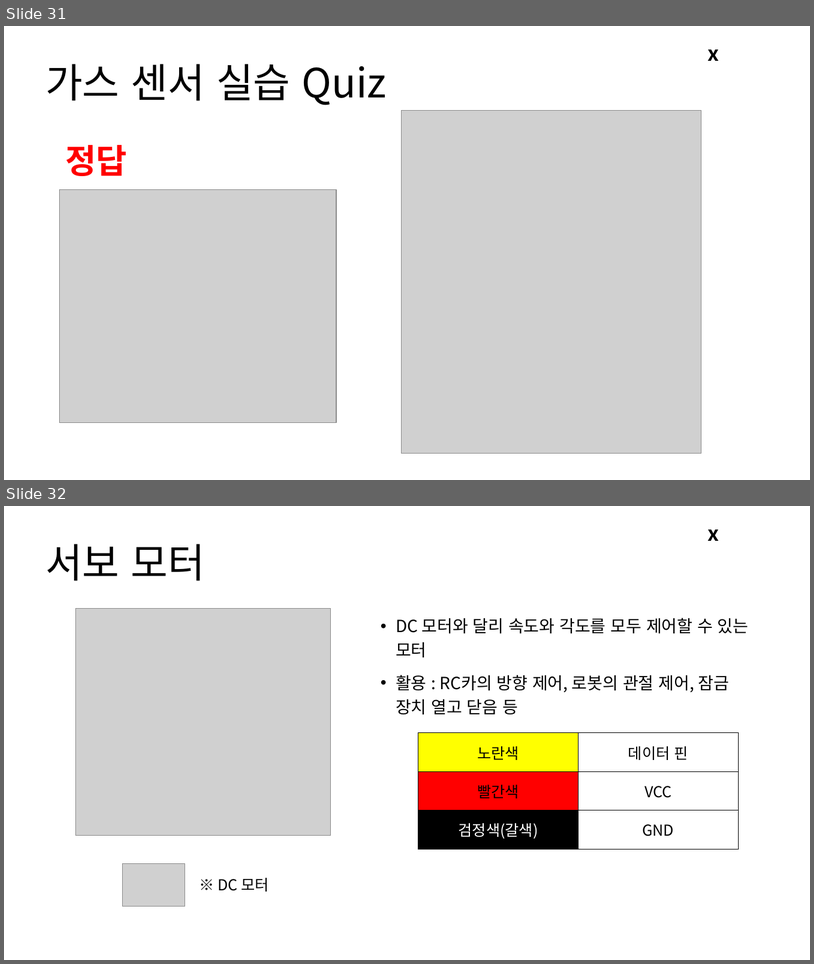
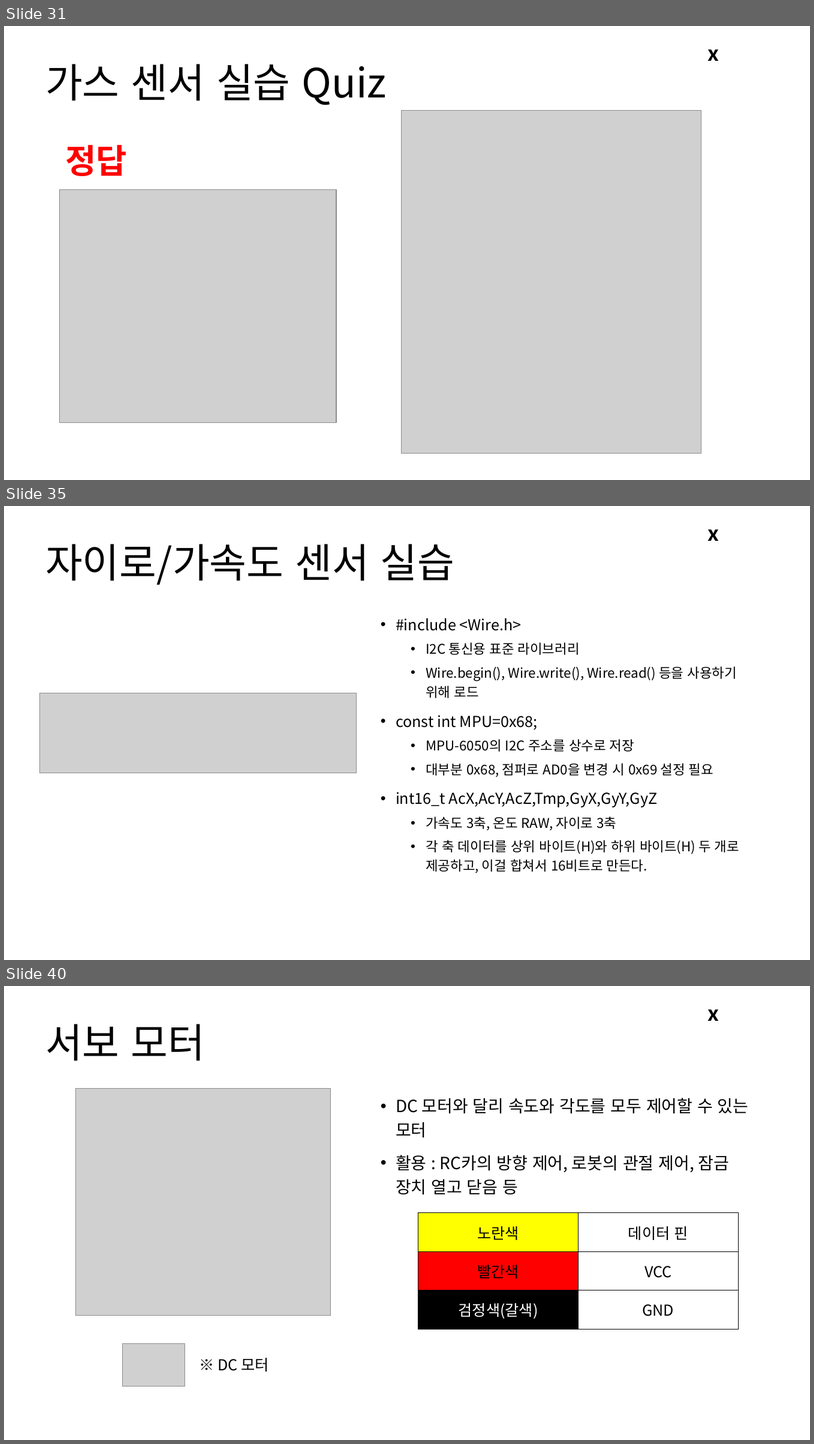
Before and after one commit to Leader-Lesson/KDT_RE_3rd, a slide deck: material/Arduino/03_아두이노 활용하기 2.pptx. Shown one above the other, each under a label of ours: slides 31 and 32 before the commit, slides 31, 35 and 40 after it; the slides between them are not shown. The pictures are 814x964 and 814x1444 pixels, drawn with LibreOffice and Linux fonts; fonts in the diff are those of the drawing; grey boxes stand for pictures; background and template pictures are left out. Boxes give left, top, right and bottom in pixels: in the first picture for what was removed or moved away, otherwise in the second. Text is boxed around its words. In the diff, an @@ line names an element or a change of style, - is before the commit and + after.

```diff
--- a/material/Arduino/03_아두이노 활용하기 2.pptx
+++ b/material/Arduino/03_아두이노 활용하기 2.pptx
@@ slide 35 added at (4,506,810,960), background #FFFFFF; not listed: 1 template element that a slide beside it also shows @@
@@ title added at (45,544,455,585), 48 pt, text #000000 @@
+자이로/가속도 센서 실습
@@ text added at (396,618,740,873), 16 pt, text #000000 @@
+• #include <Wire.h>
+  • I2C 통신용 표준 라이브러리
+  • Wire.begin(), Wire.write(), Wire.read() 등을 사용하기 위해 로드
+• const int MPU=0x68;
+  • MPU-6050의 I2C 주소를 상수로 저장
+  • 대부분 0x68, 점퍼로 AD0을 변경 시 0x69 설정 필요
+• int16_t AcX,AcY,AcZ,Tmp,GyX,GyY,GyZ
+  • 가속도 3축, 온도 RAW, 자이로 3축
+  • 각 축 데이터를 상위 바이트(H)와 하위 바이트(H) 두 개로 제공하고, 이걸 합쳐서 16비트로 만든다.
@@ picture added at (39,693,357,774) @@
@@ what was slide 32 is now slide 40 @@
```
Also in this commit, not shown: 7 other slides added, 2 other files.
